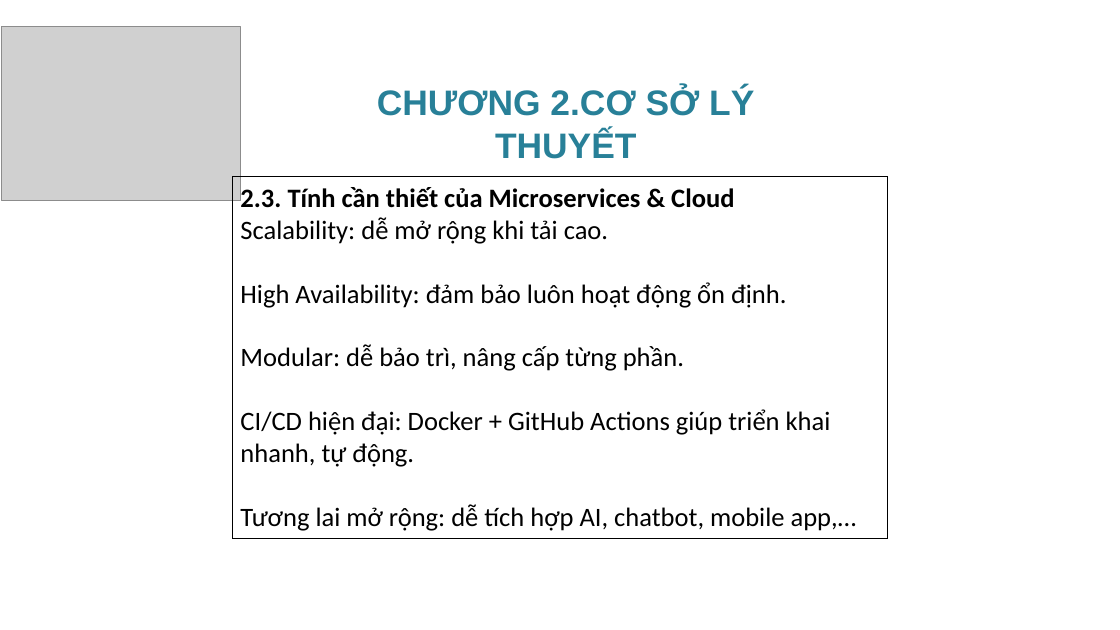
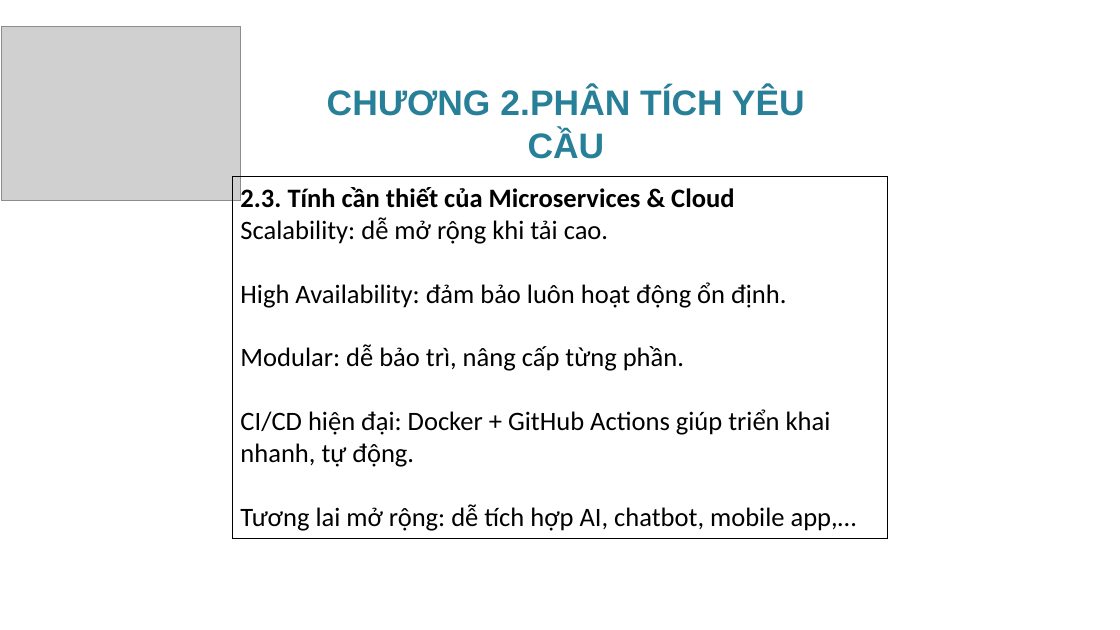
Before and after one commit to KyThuatTVU/DuAn-WebSiteNhaHang, a slide deck: slide 9 of BaoCaoKTM_NhomTripleCode/SlideBaoCaoKetThucMon_Nhom01.pptx. Drawn at 1120x630 pixels with LibreOffice and Linux fonts; fonts in the diff are those of the drawing; grey boxes stand for pictures; background and template pictures are left out. Boxes give left, top, right and bottom in pixels: in the first picture for what was removed or moved away, otherwise in the second. Text is boxed around its words. In the diff, an @@ line names an element or a change of style, - is before the commit and + after.

```diff
--- a/BaoCaoKTM_NhomTripleCode/SlideBaoCaoKetThucMon_Nhom01.pptx
+++ b/BaoCaoKTM_NhomTripleCode/SlideBaoCaoKetThucMon_Nhom01.pptx
@@ text at (327, 88, 805, 159): text changed @@
-CHƯƠNG 2.CƠ SỞ LÝ THUYẾT
+CHƯƠNG 2.PHÂN TÍCH YÊU CẦU
```
Also in this commit, not shown: 2 other slides changed, 11 slides added, 8 slides removed, 33 other files.
